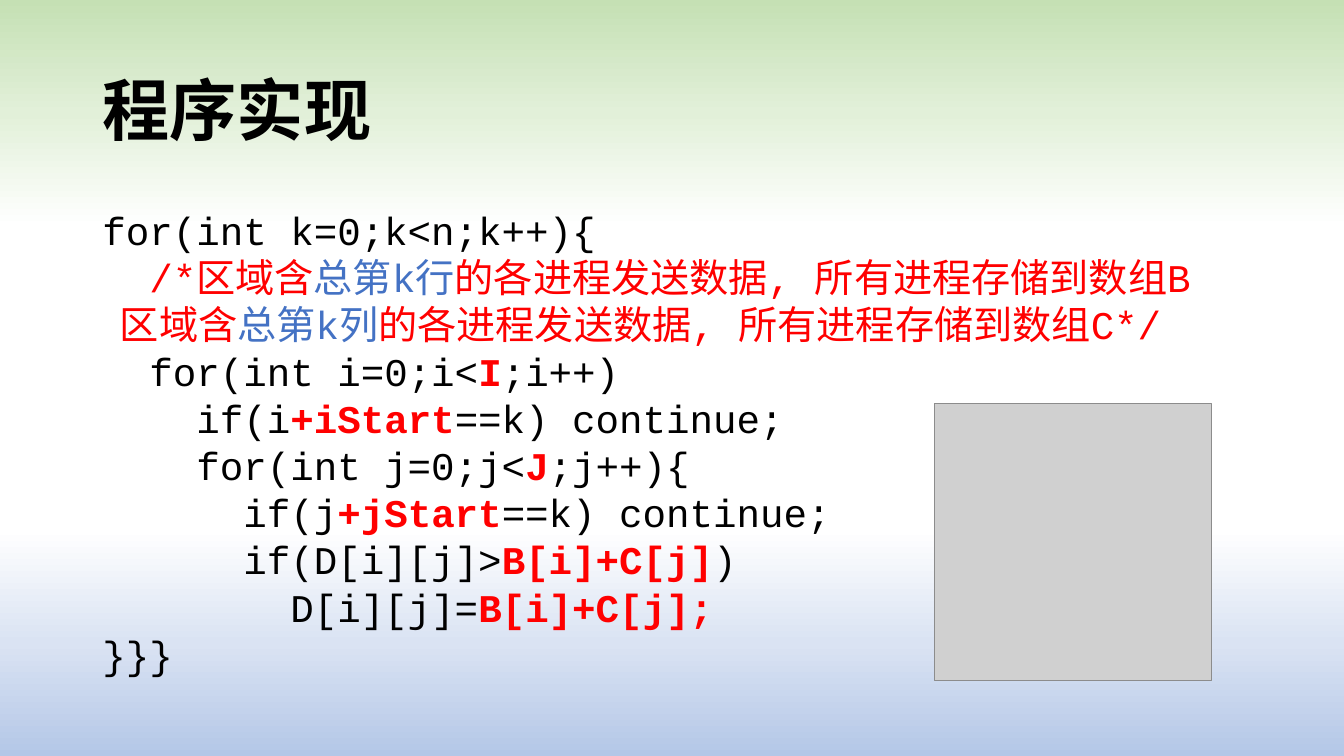
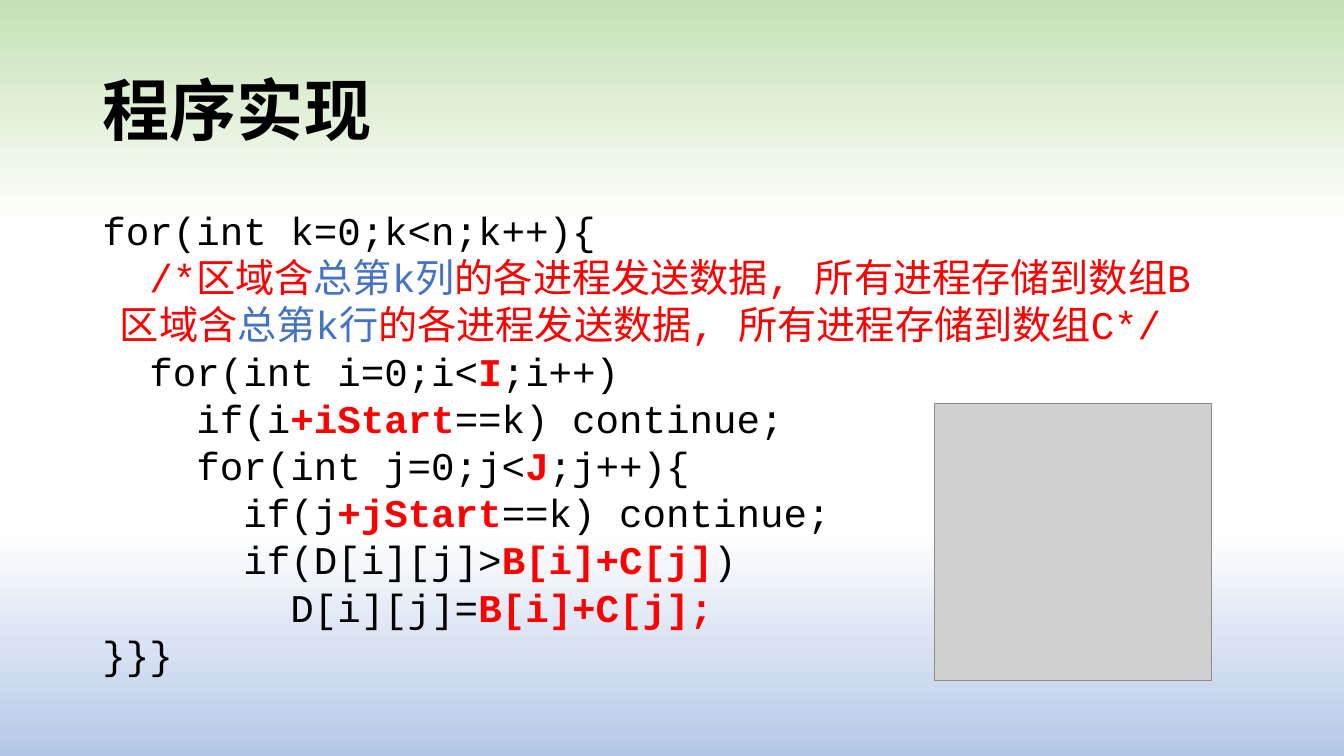
Before and after one commit to lk758tmy/PC_Codes, a slide deck: slide 8 of Final/Floyd-Warshall算法.pptx. Drawn at 1344x756 pixels with LibreOffice and Linux fonts; fonts in the diff are those of the drawing; grey boxes stand for pictures. Boxes give left, top, right and bottom in pixels: in the first picture for what was removed or moved away, otherwise in the second. Text is boxed around its words. In the diff, an @@ line names an element or a change of style, - is before the commit and + after.

```diff
--- a/Final/Floyd-Warshall算法.pptx
+++ b/Final/Floyd-Warshall算法.pptx
@@ text at (120, 259, 1191, 346): text changed @@
-/*区域含总第k行的各进程发送数据, 所有进程存储到数组B
-区域含总第k列的各进程发送数据, 所有进程存储到数组C*/
+/*区域含总第k列的各进程发送数据, 所有进程存储到数组B
+区域含总第k行的各进程发送数据, 所有进程存储到数组C*/
```
Also in this commit, not shown: 4 other slides changed, 1 other file.
